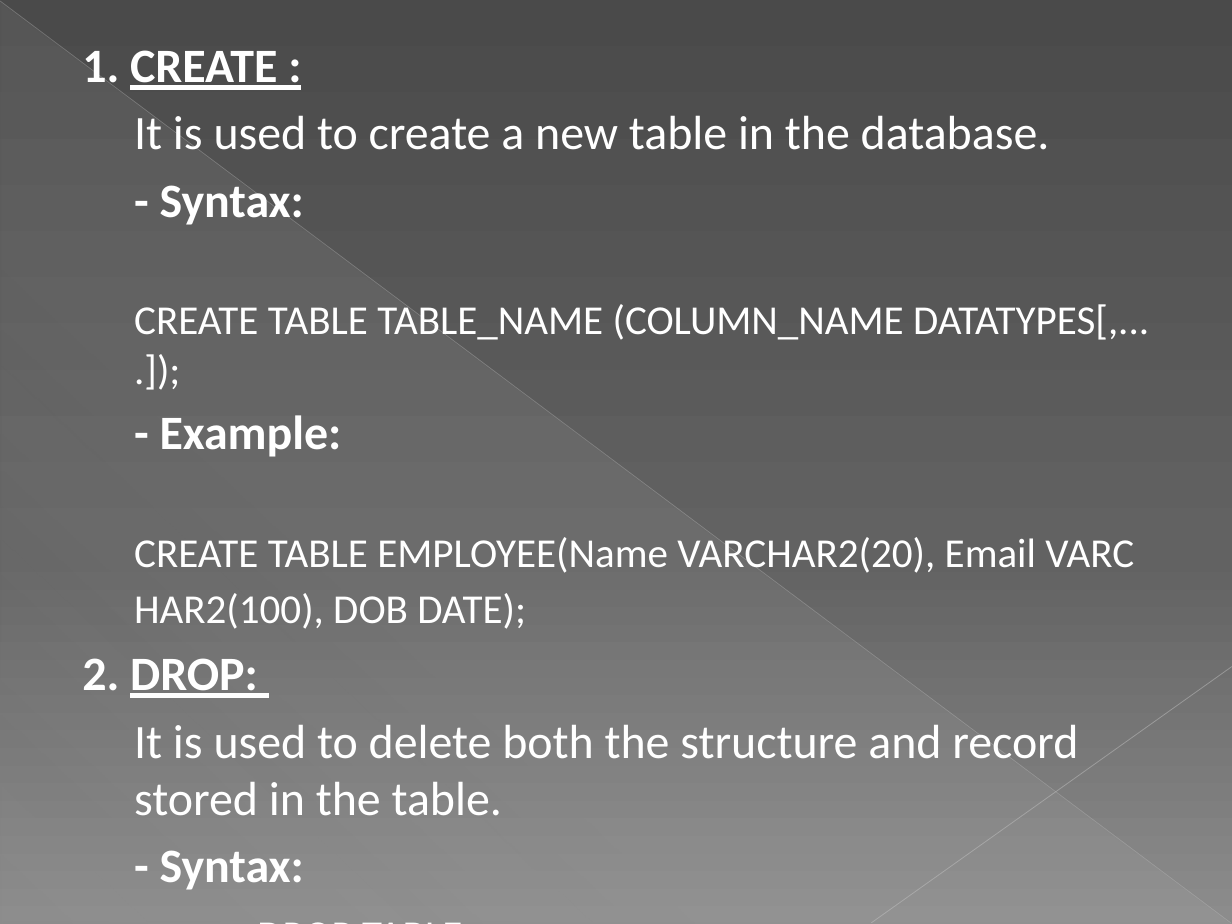
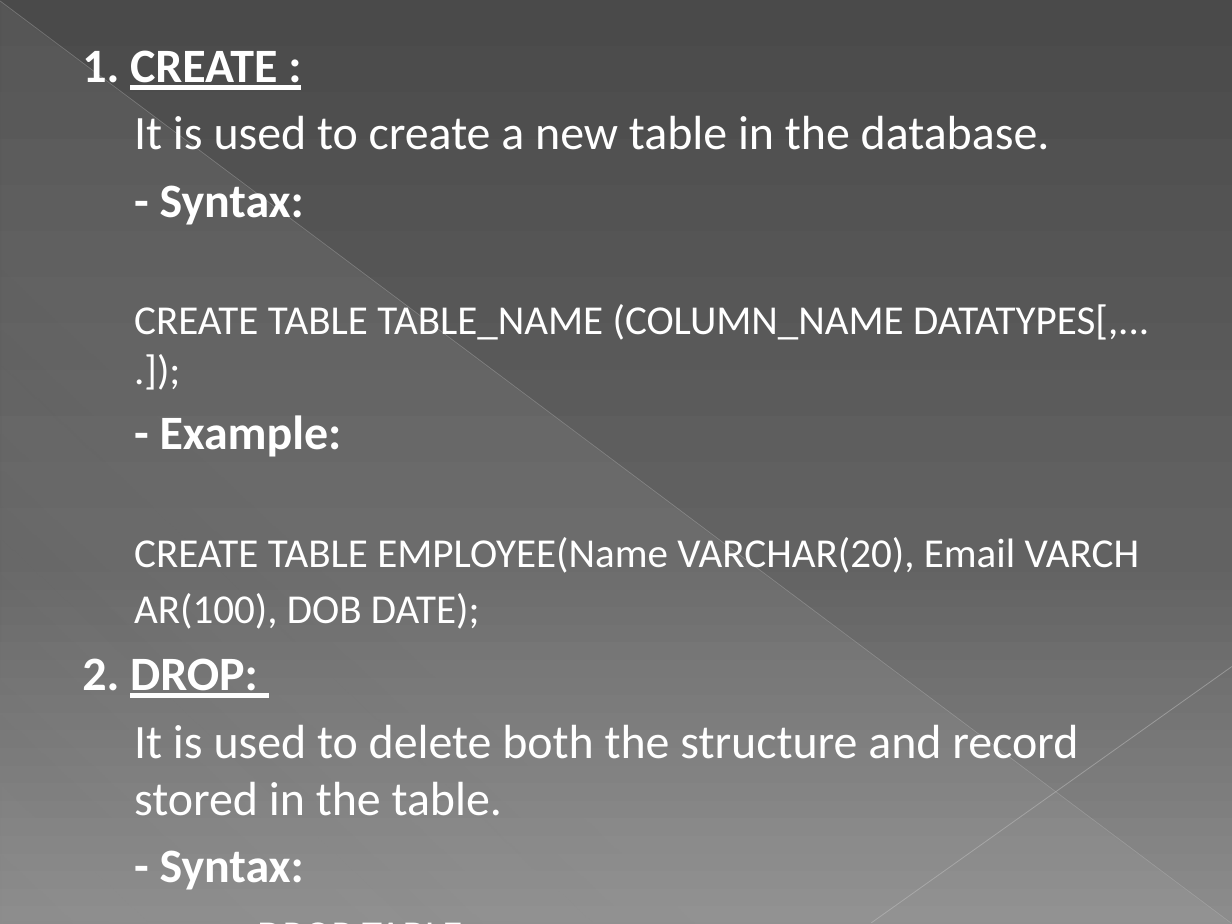
Before and after one commit to thuva11/BigDataPythonScalaSpark, a slide deck: slide 12 of Week2/day1/02_Day 1.pptx. Drawn at 1232x924 pixels with LibreOffice and Linux fonts; fonts in the diff are those of the drawing. Boxes give left, top, right and bottom in pixels: in the first picture for what was removed or moved away, otherwise in the second. Text is boxed around its words. In the diff, an @@ line names an element or a change of style, - is before the commit and + after.

```diff
--- a/Week2/day1/02_Day 1.pptx
+++ b/Week2/day1/02_Day 1.pptx
@@ text at (134,537,1015,629): text changed @@
-CREATE TABLE EMPLOYEE(Name VARCHAR2(20), Email VARCHAR2(100), DOB DATE);
+CREATE TABLE EMPLOYEE(Name VARCHAR(20), Email VARCHAR(100), DOB DATE);
```
Also in this commit, not shown: 1 other slide changed.
